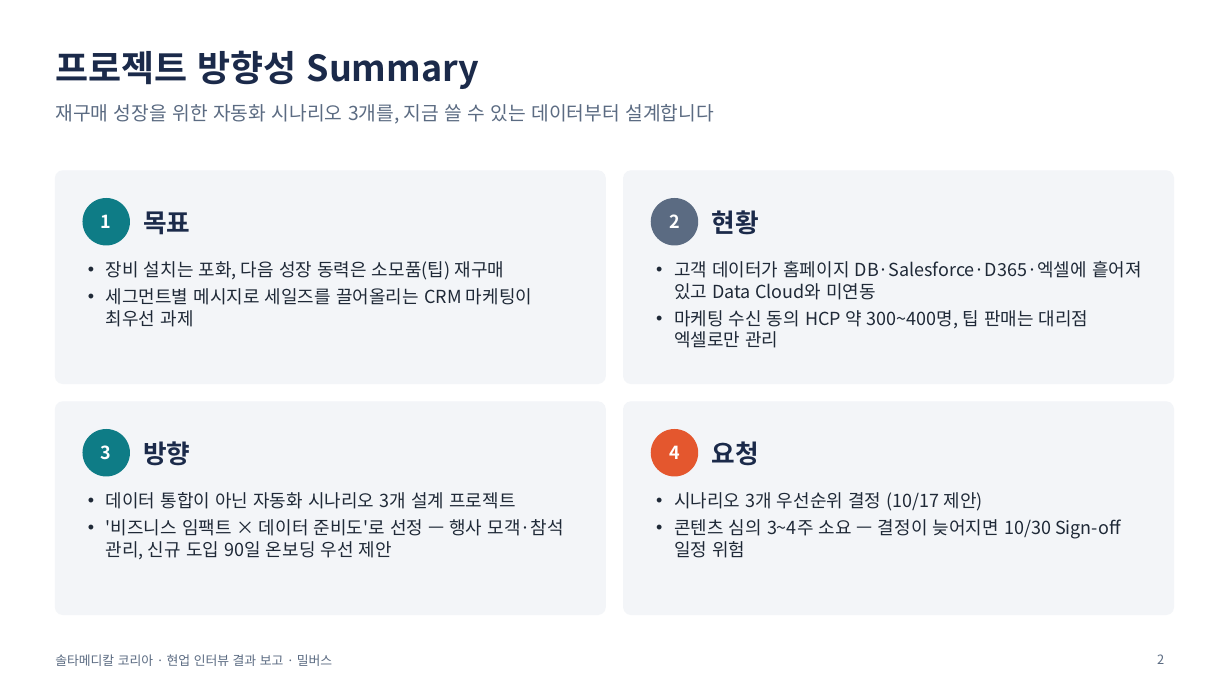
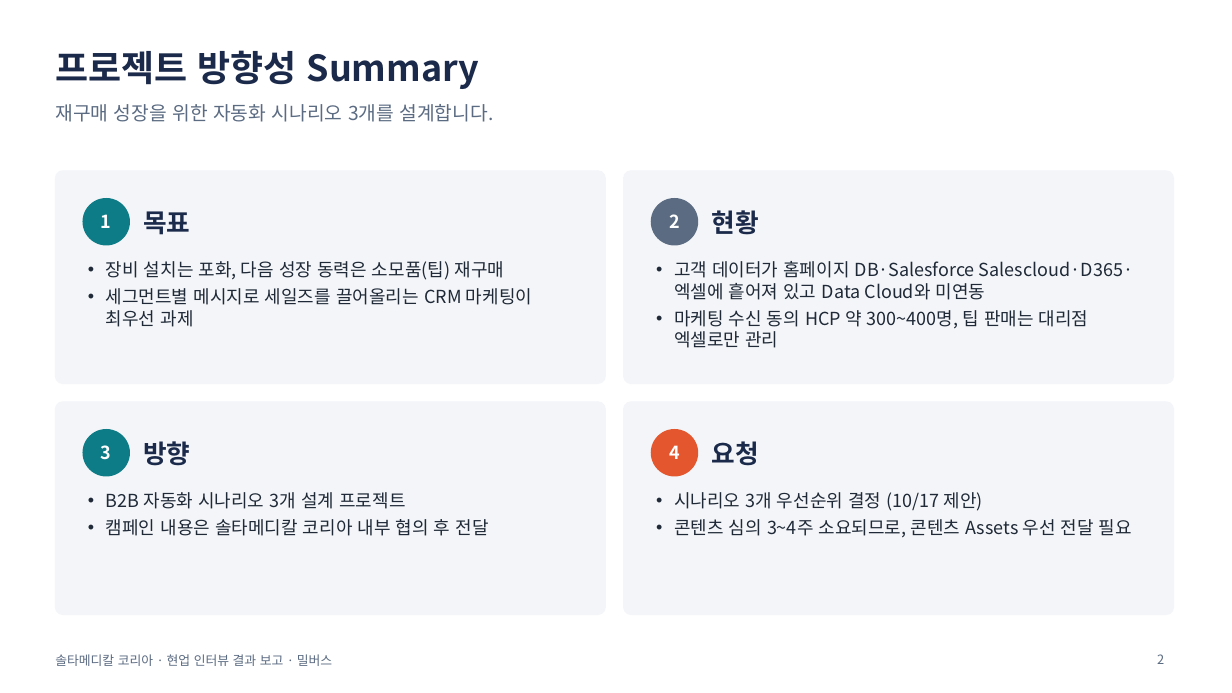
Before and after one commit to 10se0hyun02/MCE-Setup-Guide, a slide deck: slide 2 of projects/솔타메디칼/docs/솔타메디칼_현업인터뷰결과보고서_V0.1_261013.pptx. Drawn at 1232x693 pixels with LibreOffice and Linux fonts; fonts in the diff are those of the drawing. Boxes give left, top, right and bottom in pixels: in the first picture for what was removed or moved away, otherwise in the second. Text is boxed around its words. In the diff, an @@ line names an element or a change of style, - is before the commit and + after.

```diff
--- a/projects/솔타메디칼/docs/솔타메디칼_현업인터뷰결과보고서_V0.1_261013.pptx
+++ b/projects/솔타메디칼/docs/솔타메디칼_현업인터뷰결과보고서_V0.1_261013.pptx
@@ text at (55,104,493,122): text changed @@
-재구매 성장을 위한 자동화 시나리오 3개를, 지금 쓸 수 있는 데이터부터 설계합니다
+재구매 성장을 위한 자동화 시나리오 3개를 설계합니다.
@@ text at (674,261,1133,300): text changed @@
-• 고객 데이터가 홈페이지 DB·Salesforce·D365·엑셀에 흩어져 있고 Data Cloud와 미연동
+• 고객 데이터가 홈페이지 DB·Salesforce Salescloud·D365·엑셀에 흩어져 있고 Data Cloud와 미연동
@@ text at (106,492,489,536): text changed @@
-• 데이터 통합이 아닌 자동화 시나리오 3개 설계 프로젝트
-• '비즈니스 임팩트 × 데이터 준비도'로 선정 — 행사 모객·참석 관리, 신규 도입 90일 온보딩 우선 제안
+• B2B 자동화 시나리오 3개 설계 프로젝트
+• 캠페인 내용은 솔타메디칼 코리아 내부 협의 후 전달
@@ text at (674,519,1132,537): text changed @@
-• 콘텐츠 심의 3~4주 소요 — 결정이 늦어지면 10/30 Sign-off 일정 위험
+• 콘텐츠 심의 3~4주 소요되므로, 콘텐츠 Assets 우선 전달 필요
```
Also in this commit, not shown: 2 other slides changed, 5 slides removed, 23 other files.
